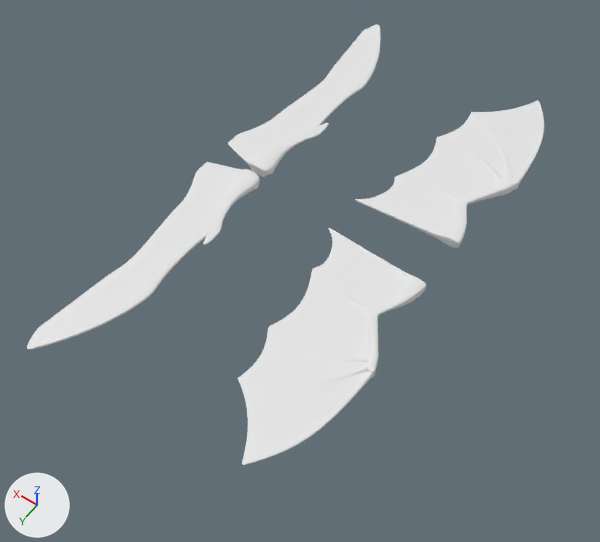
Renders of the Blender file Assets/Assets Blender/Fantastic Creature.blend from each side of a commit.
Rendered twice from a 50 mm lens placed at (-3.45, 6.67, 8.77), pointed at (0.75, 0.79, -0.47). The axes (+X, +Y, +Z) are drawn at lower left. The lights are the same throughout. The same objects are shown in both versions, whatever each file hides.

Objects in the first picture: 'Wings#1', 'Wings#2'.
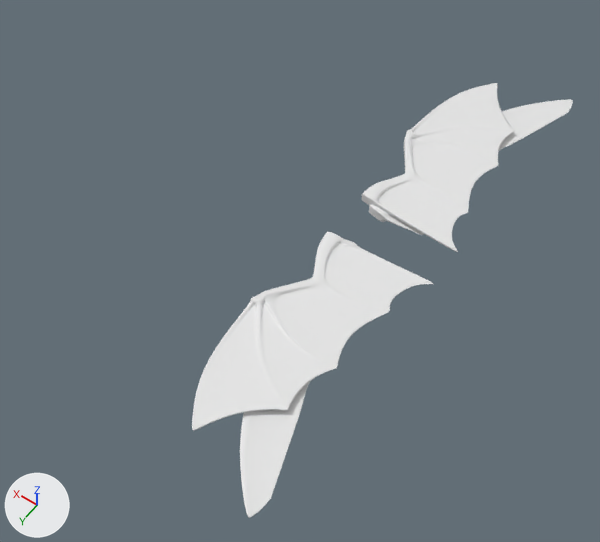
The change in detail:
me_plane_001 has 366 vertices, 364 faces and spans x -1.16..0.62, y -3.8..-0.32, z 0.04..0.2.
me_plane_001 is used by ob_wings_1; location (0.0, 0.0, 0.0).
me_plane_001 part 1: the whole mesh is turned -180 degrees about the z axis through its middle, then moved by (0.09, 4.12, 0.0).
me_plane_002 has 163 vertices, 154 faces and spans x -0.18..0.88, y -4.11..-0.05, z -0.05..0.11.
me_plane_002 is used by ob_wings_2; location (1.99, 0.0, 0.0).
me_plane_002 part 2: the whole mesh is turned -168.2 degrees about the z axis through its middle, then moved by (-0.71, 4.36, 0.0).
Object 'Wings#2' (ob_wings_2) moves from (1.99, 0.0, 0.0) to (0.0, 0.0, 0.0).

Location of each change, [x1, y1, x2, y2] in pixels of the pictures (600 x 542 px):
'Wings#1', mesh turned: before [238, 101, 544, 465]; after [192, 83, 515, 430]
'Wings#2', mesh turned, moved: before [27, 25, 381, 349]; after [240, 99, 573, 518]
